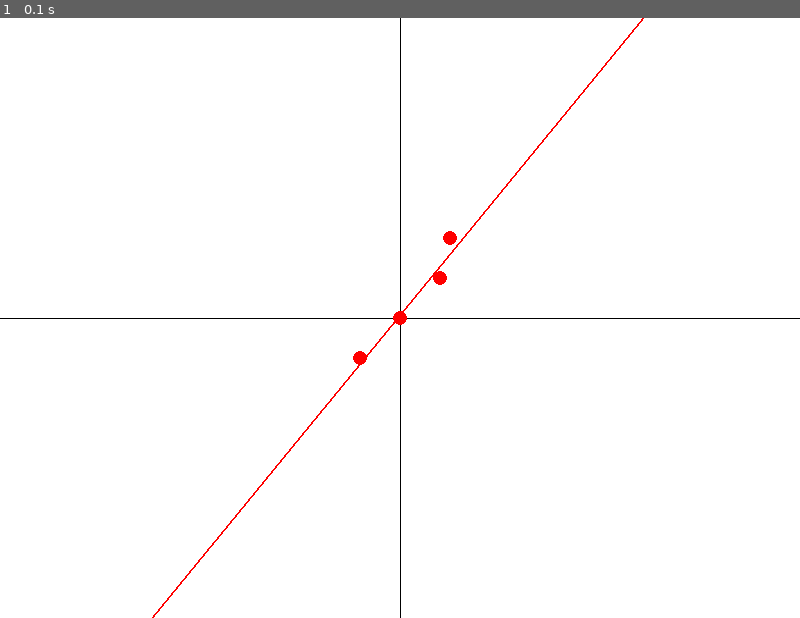
Above: before the commit, frame 1.
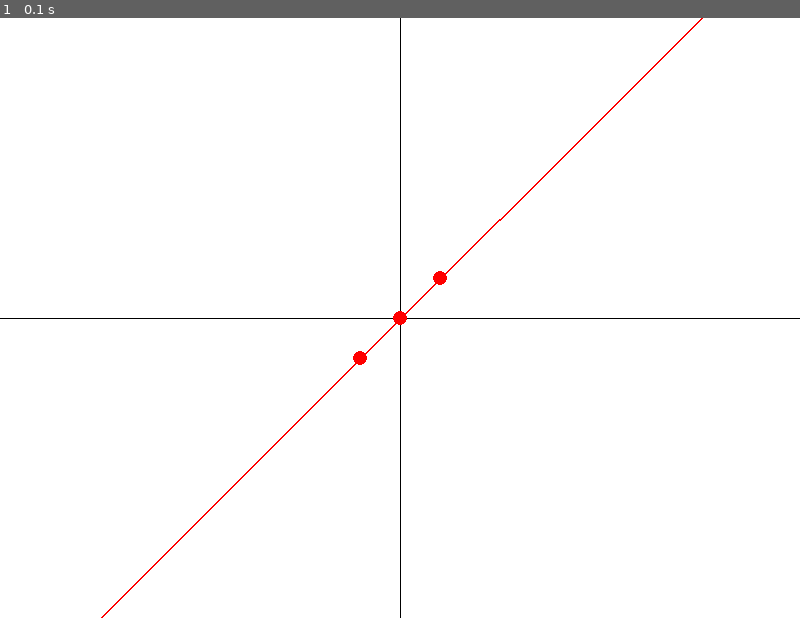
Above: after the commit, the same moment.

Repository: DARKED2/Linear-regression-neurual-network
Game: pygame game, started from pygame_draw_lines_third.py
Same seed, same stepped clock (60 frames per second), same inputs: the game is played once before the commit and once after it.
Inputs:
- Up to frame 1 (0.1 s): no input

The runs differ from the first frame. In frame 1, 0.5% of the frame differs, in the area x 12-88%, y 0-100%.

Commit message:
версия для отката

Diff:
--- a/pygame_draw_lines_third.py
+++ b/pygame_draw_lines_third.py
@@ -10,7 +10,7 @@
 BLACK = (0, 0, 0)
 RED = (255, 0, 0)
 
-points = [(-40, -40), (0, 0), (40, 40),(50,80)] #координаты трех точек
+points = [(-40, -40), (0, 0), (40, 40)] #координаты трех точек
 
 POINT_RADIUS = 7 #радиус точки
 line_thickness = 2 # толщина линии
@@ -133,15 +133,6 @@
         elif event.type == pygame.MOUSEBUTTONUP:
             is_mouse_pressed_left = False
 
-#/////////////////////////////////////////////////////////////////
-#/////////////////////////////////////////////////////////////////
-#/////////////////////////////////////////////////////////////////
-#/////////////////////////////////////////////////////////////////
-#/////////////////////////////////////////////////////////////////
-#/////////////////////////////////////////////////////////////////
-#/////////////////////////////////////////////////////////////////
-#/////////////////////////////////////////////////////////////////
-#/////////////////////////////////////////////////////////////////
 
     screen.fill(WHITE)
     draw_axes()
